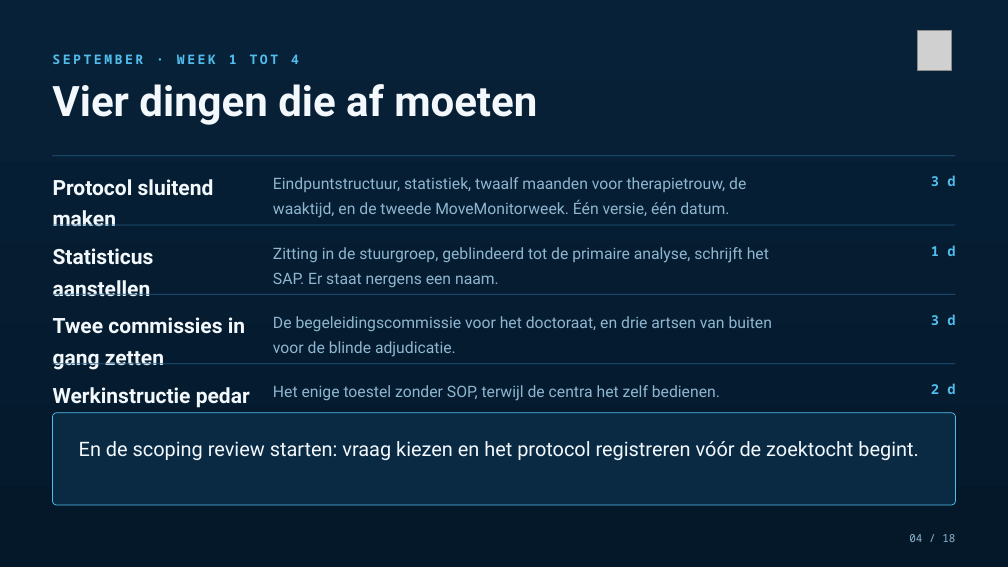
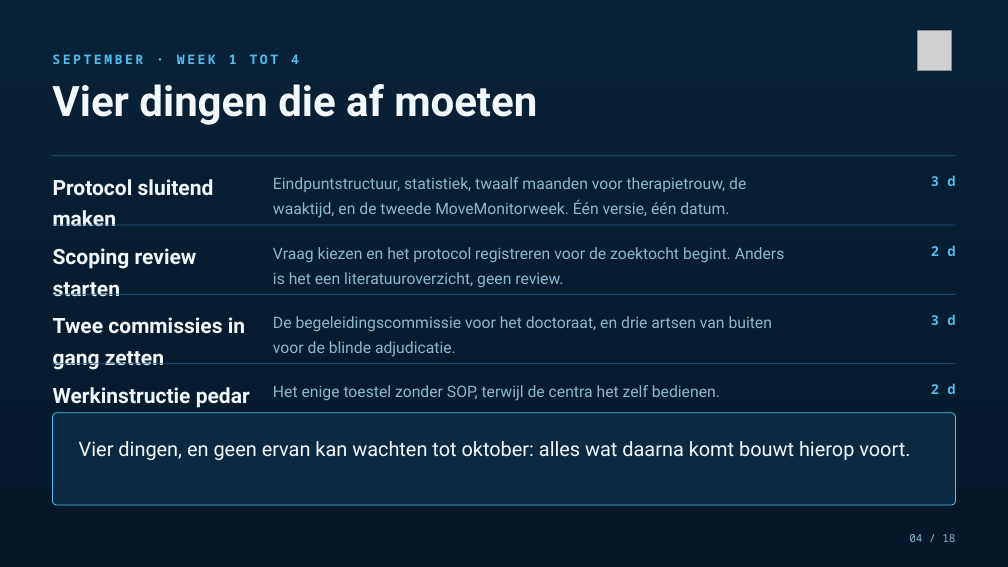
Before and after one commit to Dellfs/paradise-project, a slide deck: slide 4 of PARADISE_presentatie/PARADISE_planning_sep-nov.pptx. Drawn at 1008x567 pixels with LibreOffice and Linux fonts; fonts in the diff are those of the drawing; grey boxes stand for pictures. Boxes give left, top, right and bottom in pixels: in the first picture for what was removed or moved away, otherwise in the second. Text is boxed around its words. In the diff, an @@ line names an element or a change of style, - is before the commit and + after.

```diff
--- a/PARADISE_presentatie/PARADISE_planning_sep-nov.pptx
+++ b/PARADISE_presentatie/PARADISE_planning_sep-nov.pptx
@@ text at box(53, 248, 197, 297): text changed @@
-Statisticus aanstellen
+Scoping review starten
@@ text at box(273, 247, 785, 287): text changed @@
-Zitting in de stuurgroep, geblindeerd tot de primaire analyse, schrijft het SAP. Er staat nergens een naam.
+Vraag kiezen en het protocol registreren voor de zoektocht begint. Anders is het een literatuuroverzicht, geen review.
@@ text at box(931, 245, 955, 256): text changed @@
-1 d
+2 d
@@ text at box(79, 441, 910, 460): text changed @@
-En de scoping review starten: vraag kiezen en het protocol registreren vóór de zoektocht begint.
+Vier dingen, en geen ervan kan wachten tot oktober: alles wat daarna komt bouwt hierop voort.
```
Also in this commit, not shown: 2 other slides changed, 2 other files.
